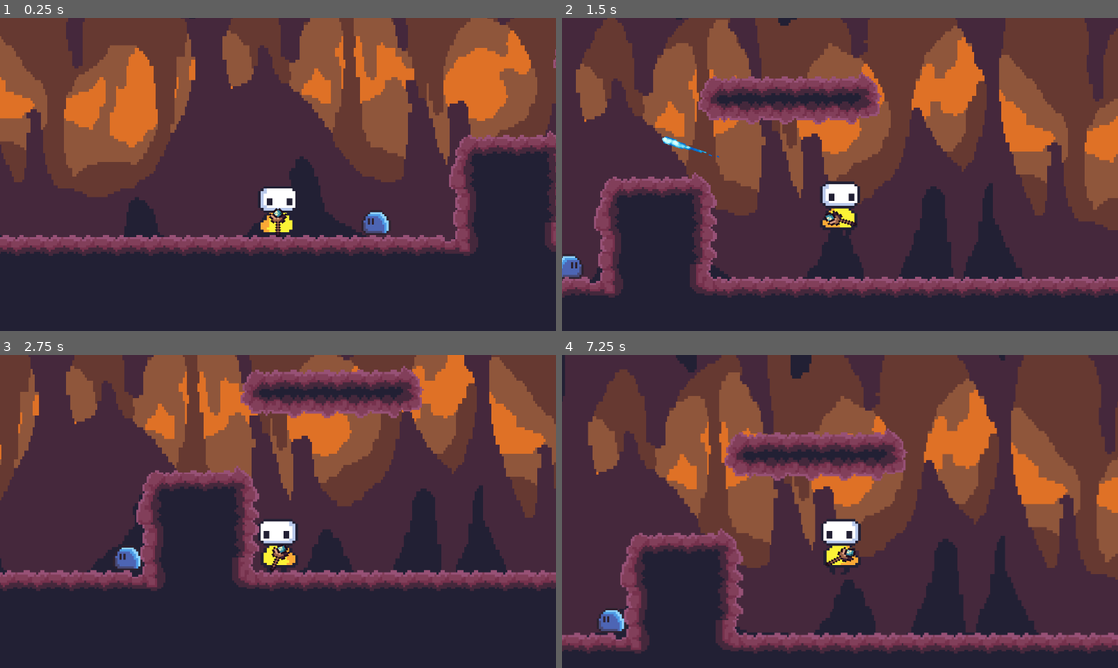
Above: before the commit, frames 1-4 (two rows, left to right).
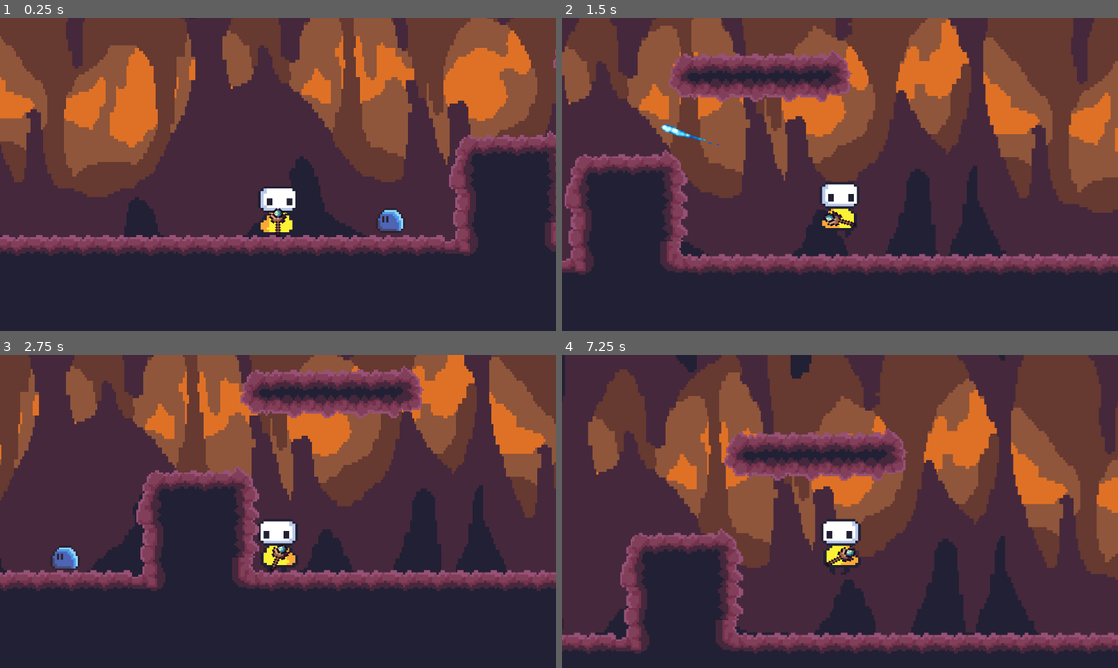
Above: after the commit, the same moments.

Repository: yanaexe/Global-Classroom-Project
Game: Godot game, scene res://scenes/stage_1.tscn
The game is run twice, just before and just after one commit, with the same random seed, the same clock (stepped at 60 frames per second) and the same inputs.
Inputs (mouse positions are in pixels of both pictures, inside the frame that each line leads up to):
- Up to frame 1 (0.25 s): no input
- Up to frame 2 (1.5 s): move the mouse to (962, 158) at 0.52 s; hold Right (right) from 0.53 s (still down); tap Shift (dash) at 0.6 s; tap Space (jump) at 0.77 s; move the mouse to (728, 190) at 1.27 s; tap E (fire) at 1.35 s
- Up to frame 3 (2.75 s): tap Space (jump) at 1.52 s; move the mouse to (333, 442) at 2.02 s; release Right (right) at 2.03 s; hold A (left) from 2.03 s (still down); tap Shift (dash) at 2.1 s
- Up to frame 4 (7.25 s): move the mouse to (812, 574) at 2.77 s; release A (left) at 2.78 s; hold Right (right) 2.78-4.28 s; tap E (fire) at 2.85, 4.35, 5.85 s; tap Space (jump) at 3.02, 3.77, 4.52, 6.02, 6.77 s; move the mouse to (1006, 558) at 3.52 s; tap Shift (dash) at 3.6, 5.1, 6.6 s; move the mouse to (673, 464) at 4.27 s; hold A (left) 4.28-5.03 s; move the mouse to (867, 511) at 5.02 s; hold Right (right) 5.03-5.78 s; move the mouse to (756, 433) at 5.77 s; hold A (left) from 5.78 s (still down); move the mouse to (962, 495) at 6.52 s

The runs differ from the first frame. In frame 1, 0.4% of the frame differs, in the area x 65-73%, y 61-69%; in frame 2, 49%, in the area x 0-100%, y 0-90%; in frame 3, 0.5%; in frame 4, 0.3%.

Commit message:
Enemy: tweaked settings

Diff:
--- a/scenes/enemy_slime.tscn
+++ b/scenes/enemy_slime.tscn
@@ -70,7 +70,7 @@
 [node name="AnimatedSprite2D" type="AnimatedSprite2D" parent="."]
 sprite_frames = SubResource("SpriteFrames_h1vn1")
 animation = &"attack"
-frame_progress = 0.864063
+frame_progress = 0.343201
 speed_scale = 1.5
 
 [node name="CollisionShape2D" type="CollisionShape2D" parent="."]
--- a/scripts/enemy_slime.gd
+++ b/scripts/enemy_slime.gd
@@ -1,6 +1,6 @@
 extends CharacterBody2D
 
-@export var speed: float = 100
+@export var speed: float = 70
 @export var gravity: float = 500
 
 var player: CharacterBody2D
@@ -15,11 +15,13 @@
 		return  # Player not found yet, skip this frame
 
 	var direction = sign(player.global_position.x - global_position.x)
-	velocity.x = direction * speed
+	if abs(player.global_position.x - global_position.x) < 80:
+		velocity.x = direction * speed
+	else:
+		velocity.x = 0
 	velocity.y += gravity * delta
 
 	move_and_slide()
 
 	# Play idle animation while moving
-	$AnimatedSprite2D.play("idle")
 	$AnimatedSprite2D.flip_h = velocity.x > 0
